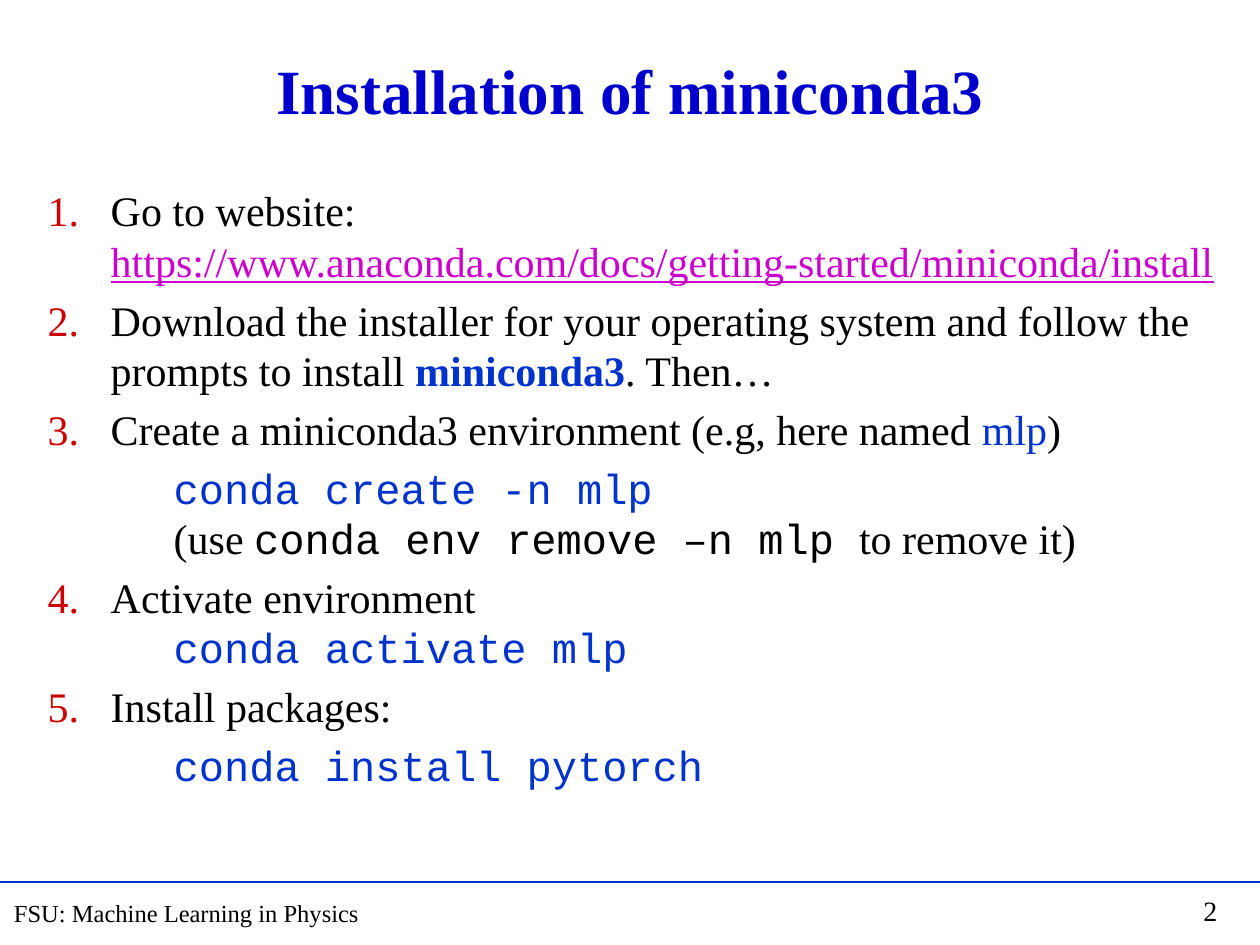
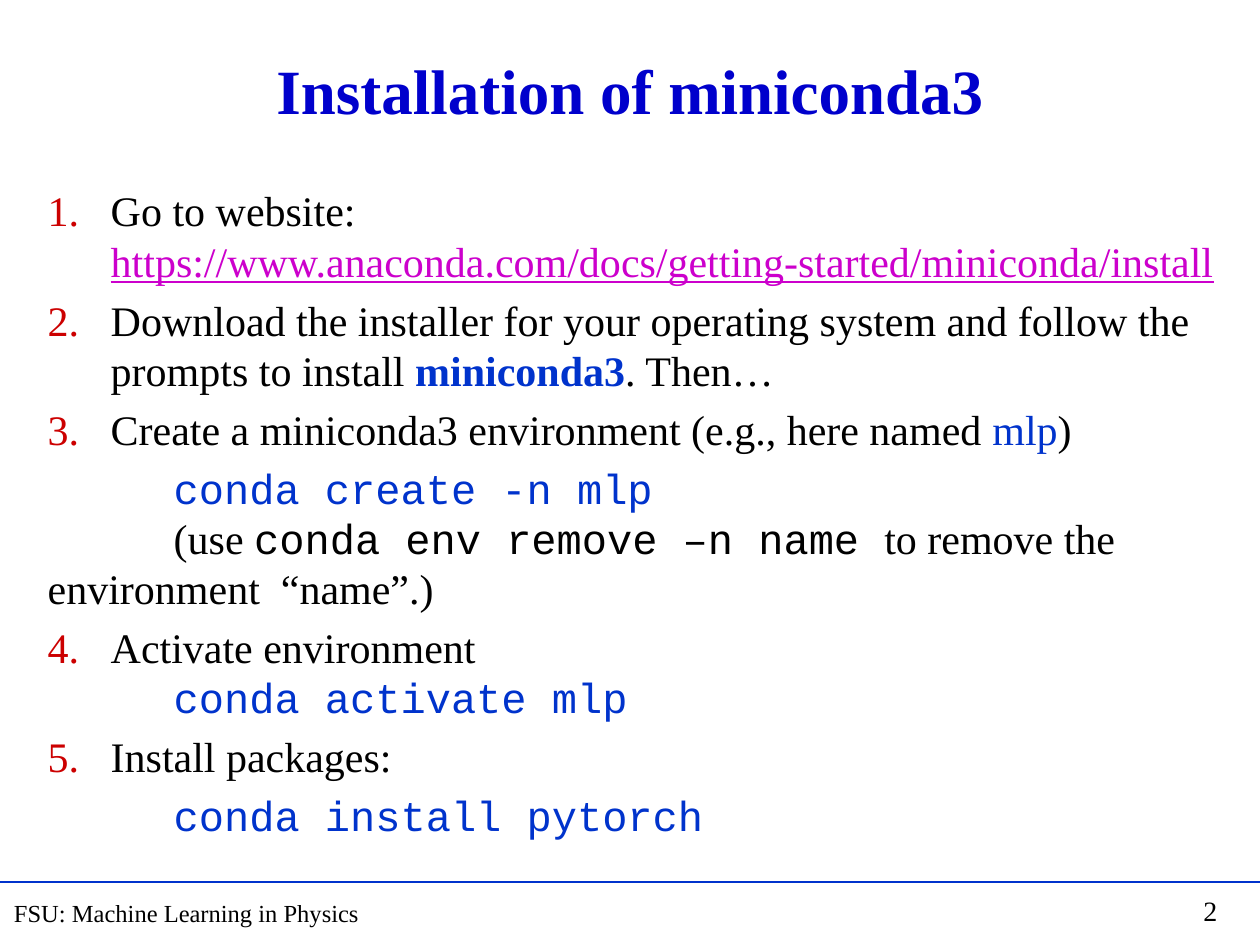
Before and after one commit to hbprosper/MLinPhysics, a slide deck: slide 2 of Lectures/Week01/Tutorial01.pptx. Drawn at 1260x945 pixels with LibreOffice and Linux fonts; fonts in the diff are those of the drawing. Boxes give left, top, right and bottom in pixels: in the first picture for what was removed or moved away, otherwise in the second. Text is boxed around its words. In the diff, an @@ line names an element or a change of style, - is before the commit and + after.

```diff
--- a/Lectures/Week01/Tutorial01.pptx
+++ b/Lectures/Week01/Tutorial01.pptx
@@ text at bbox=[48, 416, 1115, 613]: text changed @@
-3. Create a miniconda3 environment (e.g, here named mlp)
-conda create -n mlp
-(use conda env remove –n mlp to remove it)
+3. Create a miniconda3 environment (e.g., here named mlp)
+conda create -n mlp
+(use conda env remove –n name to remove the environment “name”.)
```
Also in this commit, not shown: 3 other slides changed, 1 other file.
